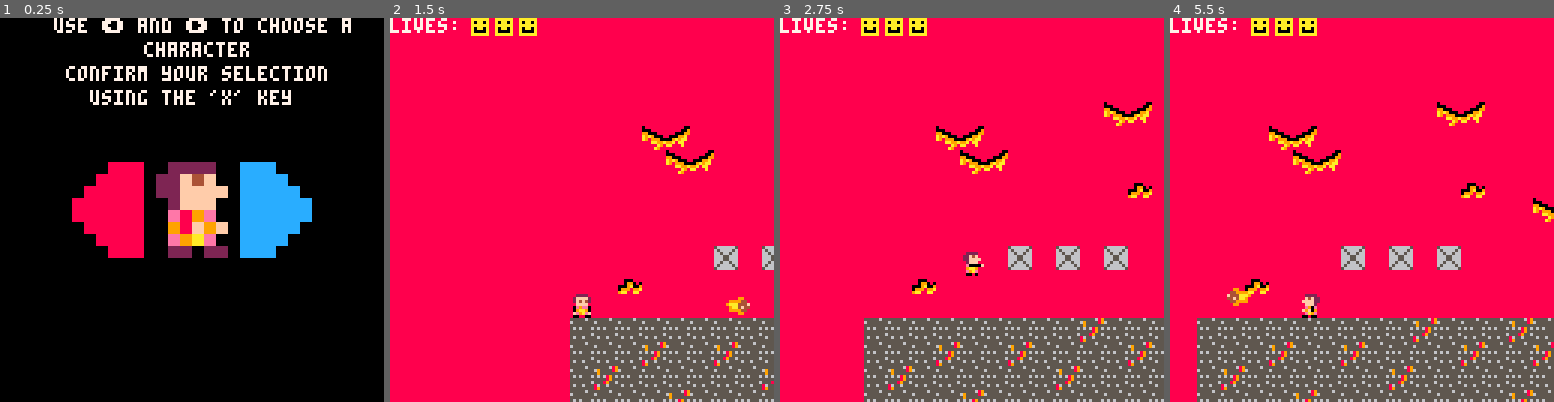
Above: before the commit, frames 1-4 (left to right).
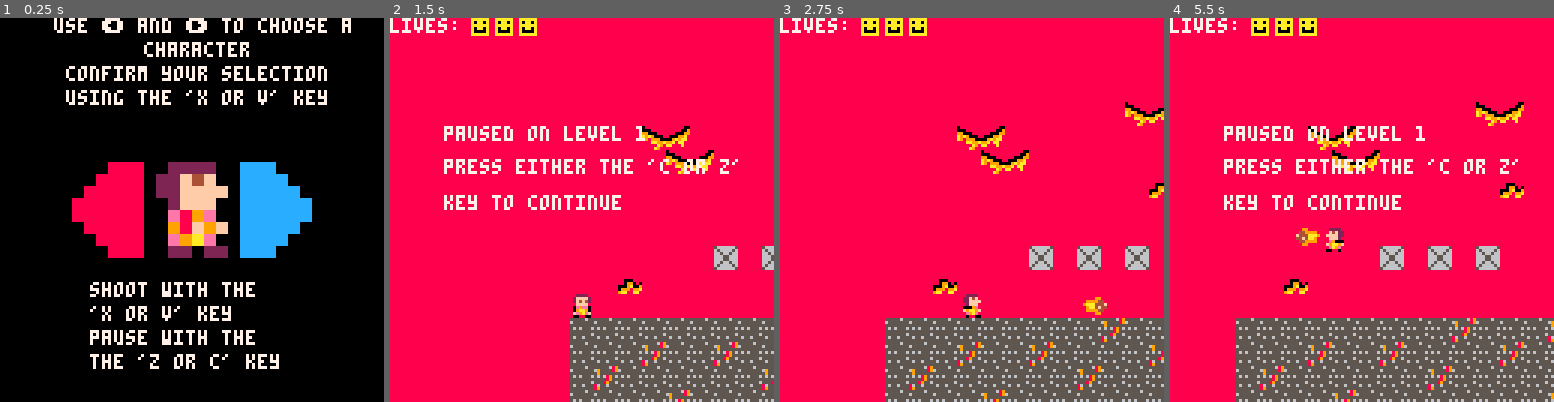
Above: after the commit, the same moments.

Repository: Chriswarkidd/Fall2018_GameDesign
Game: PICO-8 cartridge final.p8
Same seed, same stepped clock (60 frames per second), same inputs: the game is played once before the commit and once after it.
Inputs:
- Up to frame 1 (0.25 s): no input
- Up to frame 2 (1.5 s): tap X (X key) at 0.33, 1.07 s; tap O (Z key) at 0.7 s
- Up to frame 3 (2.75 s): hold Right 1.6-2.1 s; tap O (Z key) at 1.7, 2.1, 2.5 s; tap X (X key) at 1.85 s; hold Up 2.15-2.42 s; hold Right from 2.47 s (still down)
- Up to frame 4 (5.5 s): tap O (Z key) every 0.4 s from 2.9 to 5.3 s; tap X (X key) at 2.97, 4.08, 5.2 s; release Right at 3.03 s; hold Left 3.08-3.58 s; hold Right 4.02-4.68 s; hold Up 4.73-5.03 s; hold Left from 5.08 s (still down)

The runs differ from the first frame. In frame 1, 3.6% of the frame differs, in the area x 17-86%, y 18-92%; in frame 2, 2.8%; in frame 3, 11%; in frame 4, 15%, in the area x 7-100%, y 21-100%.

Commit message:
Added level transition and pause screens.

Diff:
--- a/final.p8
+++ b/final.p8
@@ -6,6 +6,7 @@
 music_on = false
 --note door flag is 3
 current_floor = 1
+current_level = 1
 player = {
 	start_x = 0,
 	start_y = 8*8,
@@ -73,6 +74,42 @@
     draw_func()
 end
 
+function update_level_screen()
+    if btnp(5) then
+		update_func = update_game
+        draw_func = draw_game
+		current_level += 1
+		current_floor += 13
+		camerax = -128
+		player.x = 0
+		player.y = player.start_y
+		set_map()
+    end
+end
+
+function draw_level_screen()
+    cls(8)
+	camera(0,0)
+	--print("you beat level: "..current_level, 24, 2, 7)
+	print("now entering level: "..current_level+1, 24, 13, 7)
+    print("start the level by",24,24,7)
+    print("using the 'x or v' key",24,36,7)
+    sspr(sprite_x, sprite_y, 8, 8, 48, 48, 8*4, 8*4, player.flip_sprite_x)
+end
+
+function update_pause_screen()
+    if btnp(4) then
+		update_func = update_game
+        draw_func = draw_game
+    end
+end
+
+function draw_pause_screen()
+	print("paused on level "..current_level, camerax + 18, 16, 7)
+    print("press either the 'c or z'", camerax + 18,27,7)
+    print("key to continue", camerax + 18,39,7)
+end
+
 function update_char_select()
     if input_delay == 0 then
         if btn(0) or btn(1) then
@@ -111,10 +148,14 @@
 	print("use ⬅️ and ➡️ to choose a", 18, 0, 7)
 	print("character", 48, 8, 7)
     print("confirm your selection",22,16,7)
-    print("using the 'x' key",30,24,7)
+    print("using the 'x or v' key",22,24,7)
     sspr(0,16, 8, 8, 16, 48, 8*4, 8*4)
     sspr(sprite_x, sprite_y, 8, 8, 48, 48, 8*4, 8*4, player.flip_sprite_x)
     sspr(8,16, 8, 8, 80, 48, 8*4, 8*4)
+	print("shoot with the", 30, 88, 7)
+	print("'x or v' key", 30, 96, 7)
+    print("pause with the", 30,104,7)
+    print("the 'z or c' key", 30,112,7)
 end
 
 function rock_bad(x,y,speed,s_num)
@@ -254,11 +295,12 @@
 end
 
 function reset_bads()
-    for g in all(bads) do
-        g.x = g.o_x
-        g.y = g.o_y
-        g.show = true
-        g.speed = -.5
+    for b in all(bads) do
+        b.x = b.o_x
+        b.y = b.o_y
+        b.show = true
+        b.speed = -.5
+		b.flip = false
     end
 	projectiles = {}
 end
@@ -325,17 +367,18 @@
 
     player.can_move = not check_move(new_pos.x, new_pos.y, player.w, player.h)
     if check_end(new_pos.x, new_pos.y, player.w, player.h) then
-		current_floor += 13
-		-- player.start_y = 22*8
-		-- cameray = player.start_y - 72
-		camerax = -128
-		player.x = 0
-		player.y = player.start_y
-		set_map()
+        draw_func = draw_level_screen
+		update_func = update_level_screen
     end
     if player.can_move and player.x + dx > camerax then
         player.x += dx
 	end
+
+	if btnp(4) then
+        draw_func = draw_pause_screen
+		update_func = update_pause_screen
+	end
+
 	if input_delay == 0 then
 		if btnp(5) then
 			-- projectiles
